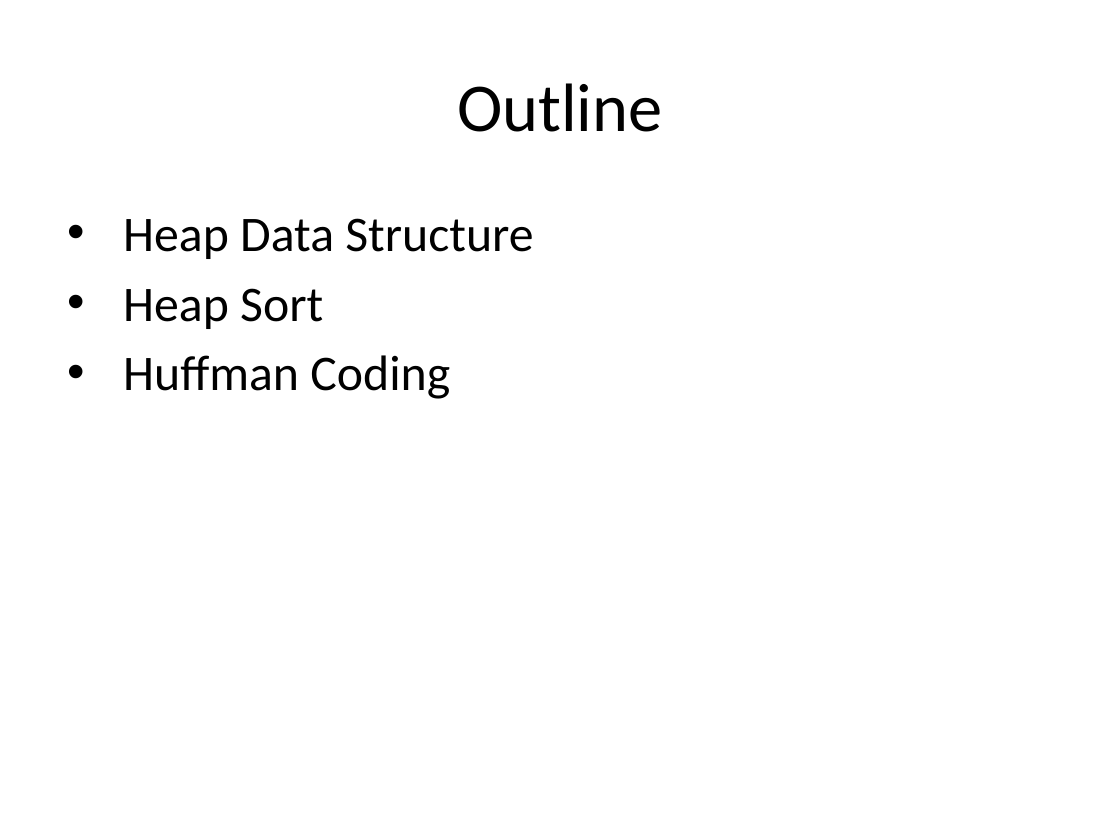
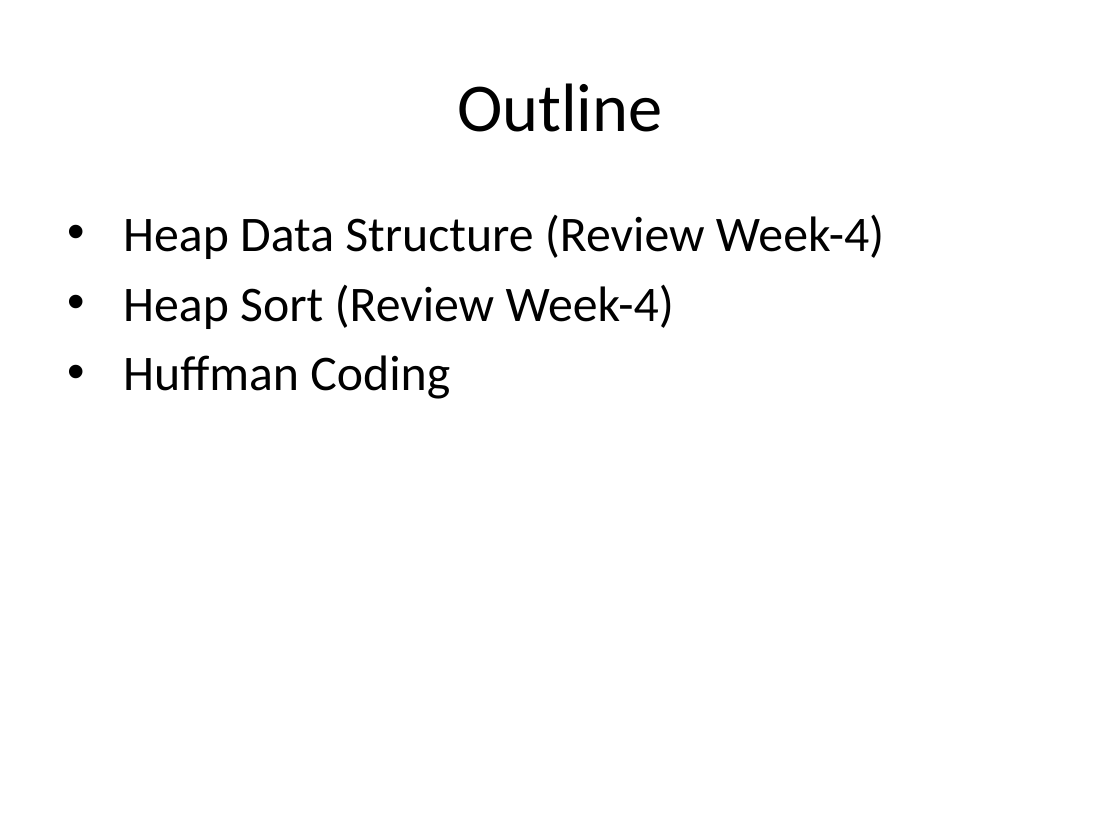
Before and after one commit to ucoruh/ce100-algorithms-and-programming-II, a slide deck: slide 5 of docs/week-9/ce100-week-9-huffman.en.md_word.pptx. Drawn at 1120x840 pixels with LibreOffice and Linux fonts; fonts in the diff are those of the drawing. Boxes give left, top, right and bottom in pixels: in the first picture for what was removed or moved away, otherwise in the second. Text is boxed around its words. In the diff, an @@ line names an element or a change of style, - is before the commit and + after.

```diff
--- a/docs/week-9/ce100-week-9-huffman.en.md_word.pptx
+++ b/docs/week-9/ce100-week-9-huffman.en.md_word.pptx
@@ text at box(123, 215, 884, 329): text changed @@
-• Heap Data Structure
-• Heap Sort
+• Heap Data Structure (Review Week-4)
+• Heap Sort (Review Week-4)
```
Also in this commit, not shown: 47 slides added, 1 slide removed, 29 other files.
